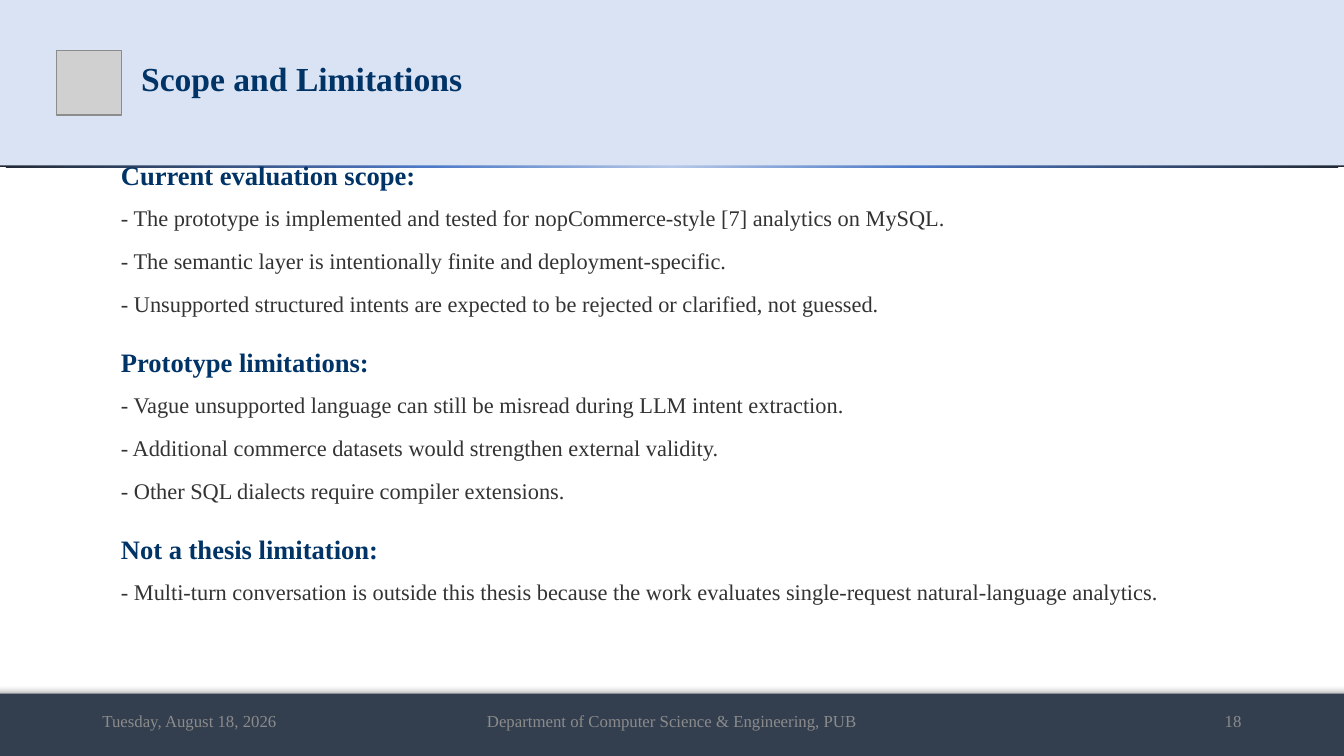
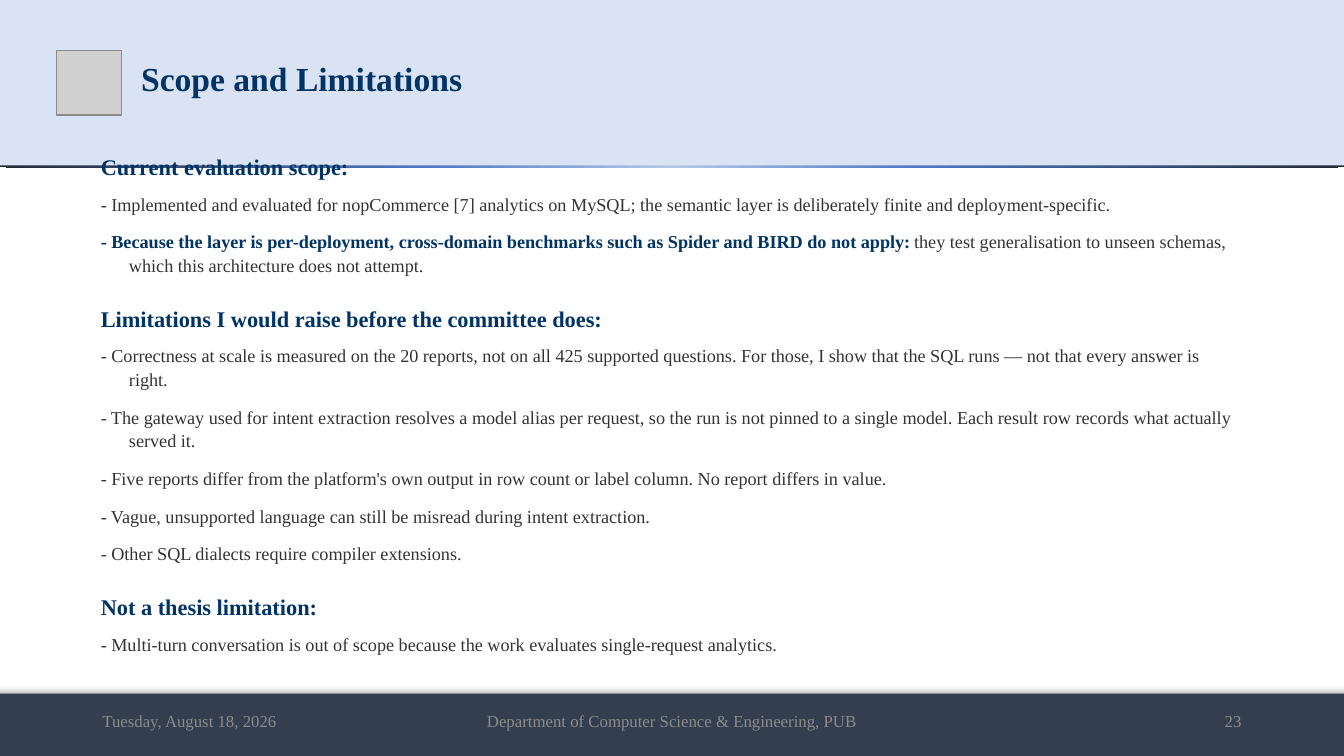
Before and after one commit to md-riaz/AEGIS-Research, a slide deck: slide 23 of docs/scripts/Md_Riaz_Final_Defense_0322310105101024.pptx (slide 18 before the commit). Drawn at 1344x756 pixels with LibreOffice and Linux fonts; fonts in the diff are those of the drawing; grey boxes stand for pictures. Boxes give left, top, right and bottom in pixels: in the first picture for what was removed or moved away, otherwise in the second. Text is boxed around its words. In the diff, an @@ line names an element or a change of style, - is before the commit and + after.

```diff
--- a/docs/scripts/Md_Riaz_Final_Defense_0322310105101024.pptx
+++ b/docs/scripts/Md_Riaz_Final_Defense_0322310105101024.pptx
@@ text at [101,159,461,616]: size 19 to 16 pt in "Current evaluation scope:", "Not a thesis limitation:"; size 16 to 13 pt in "- Other SQL dialects require compiler extensions." @@
@@ text "Current evaluation scope:": place and size @@
-text "Current evaluation scope:" at [121,165,1157,605]
+text "Current evaluation scope:" at [101,159,1231,655]
@@ text at [101,198,1231,527]: text changed; size 16 to 13 pt @@
-- The prototype is implemented and tested for nopCommerce-style [7] analytics on MySQL.
-- The semantic layer is intentionally finite and deployment-specific.
-- Unsupported structured intents are expected to be rejected or clarified, not guessed.
-Prototype limitations:
-- Vague unsupported language can still be misread during LLM intent extraction.
-- Additional commerce datasets would strengthen external validity.
+- Implemented and evaluated for nopCommerce [7] analytics on MySQL; the semantic layer is deliberately finite and deployment-specific.
+- Because the layer is per-deployment, cross-domain benchmarks such as Spider and BIRD do not apply: they test generalisation to unseen schemas, which this architecture does not attempt.
+Limitations I would raise before the committee does:
+- Correctness at scale is measured on the 20 reports, not on all 425 supported questions. For those, I show that the SQL runs — not that every answer is right.
+- The gateway used for intent extraction resolves a model alias per request, so the run is not pinned to a single model. Each result row records what actually served it.
+- Five reports differ from the platform's own output in row count or label column. No report differs in value.
+- Vague, unsupported language can still be misread during intent extraction.
@@ text at [111,638,777,655]: text changed; size 16 to 13 pt @@
-- Multi-turn conversation is outside this thesis because the work evaluates single-request natural-language analytics.
+- Multi-turn conversation is out of scope because the work evaluates single-request analytics.
@@ text at [1225,716,1242,727]: text changed @@
-18
+23
```
Also in this commit, not shown: 17 other slides changed, 9 slides added, 1 slide removed, 5 other files.
